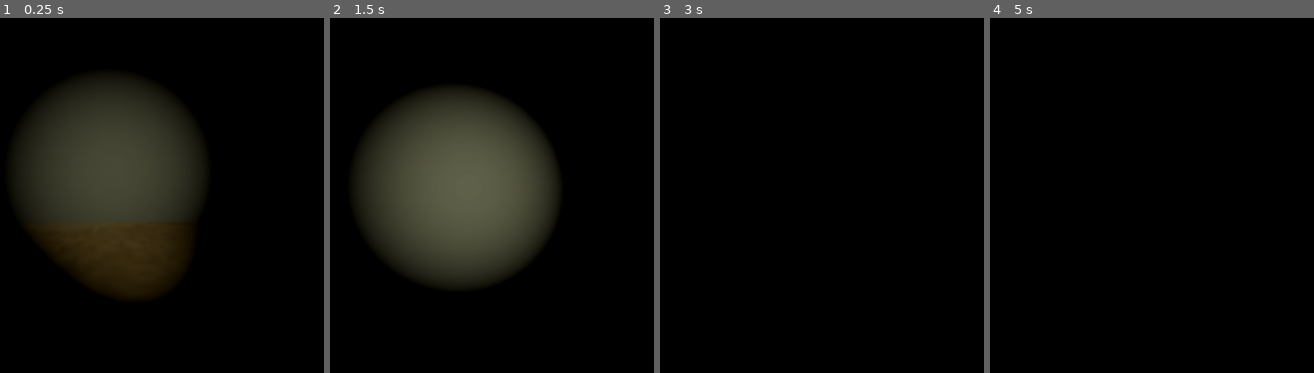
Above: before the commit, frames 1-4 (left to right).
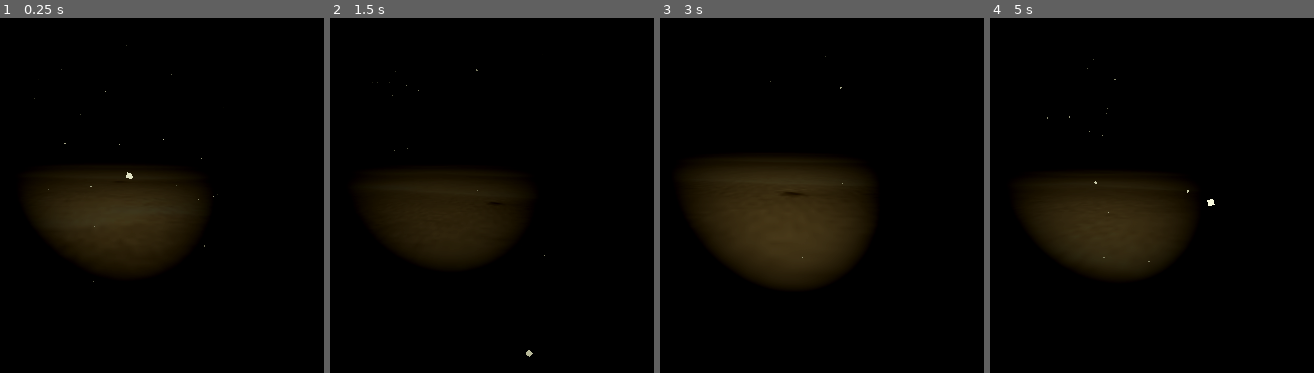
Above: after the commit, the same moments.

Repository: fayemrrp/SatDiving
Game: Godot game, scene res://Scenes/main.tscn
Two runs of this game, one before a commit and one after it. Both use one fixed random seed, a clock stepped at 60 frames per second and the inputs below.
Inputs (mouse positions are in pixels of both pictures, inside the frame that each line leads up to):
- Up to frame 1 (0.25 s): no input
- Up to frame 2 (1.5 s): move the mouse to (485, 145) at 0.52 s; hold W (up) from 0.53 s (still down); tap F (flashlight) at 0.6, 1.35 s; tap Space (jump) at 0.77 s; tap Enter at 1.25 s; move the mouse to (401, 149) at 1.27 s
- Up to frame 3 (3 s): keep holding W (up); tap Space (jump) at 1.52, 2.75 s; move the mouse to (789, 142) at 2.02 s; tap F (flashlight) at 2.1, 2.85 s; move the mouse to (760, 156) at 2.77 s
- Up to frame 4 (5 s): keep holding W (up); tap Space (jump) at 3.02, 3.77, 4.52 s; move the mouse to (1161, 152) at 3.52 s; tap F (flashlight) at 3.6, 4.35 s; tap Enter at 4.25 s; move the mouse to (1041, 142) at 4.27 s

The runs differ from the first frame. In frame 1, 18% of the frame differs, in the area x 5-68%, y 7-79%; in frame 2, 27%, in the area x 8-71%, y 14-96%; in frame 3, 16%; in frame 4, 11%.

Commit message:
added t u b e

Diff:
--- a/Objects/player.tscn
+++ b/Objects/player.tscn
@@ -24,12 +24,12 @@
 [node name="Head" type="Node3D" parent="."]
 
 [node name="Camera3D" type="Camera3D" parent="Head"]
-transform = Transform3D(1, 0, 0, 0, 1, 0, 0, 0, 1, 0, 0.552065, 0)
+transform = Transform3D(1, 0, 0, 0, 1, 0, 0, 0, 1, 0, 0.552065, 0.161937)
 
 [node name="Flashlight" type="SpotLight3D" parent="Head/Camera3D"]
-transform = Transform3D(0.99632, 0, 0.0857125, 0, 1, 0, -0.0857125, 0, 0.99632, 0.601138, -0.552065, 0)
+transform = Transform3D(0.99998, 0, 0.00631806, 0, 1, 0, -0.00631806, 0, 0.99998, 0.251792, -0.159639, 0.578589)
 light_color = Color(0.992753, 1, 0.809153, 1)
-light_volumetric_fog_energy = 3.0
-spot_range = 20.0
+light_volumetric_fog_energy = 0.5
+spot_range = 50.0
 spot_angle = 20.0
 script = SubResource("GDScript_1kkbm")
--- /dev/null
+++ b/Objects/tube.tscn
@@ -0,0 +1,24 @@
+[gd_scene load_steps=3 format=3 uid="uid://ctknt0r1kawtg"]
+
+[ext_resource type="PackedScene" uid="uid://djmvmn27i138p" path="res://Objects/life_tube.gltf" id="1_wx6qf"]
+
+[sub_resource type="BoxShape3D" id="BoxShape3D_d7ege"]
+
+[node name="tube" type="Node3D"]
+
+[node name="StaticBody3D" type="StaticBody3D" parent="."]
+
+[node name="blockbench_export" parent="StaticBody3D" instance=ExtResource("1_wx6qf")]
+transform = Transform3D(1, 0, 0, 0, 1, 0, 0, 0, 1, 0, 0.35, 0)
+
+[node name="CollisionShape3D" type="CollisionShape3D" parent="StaticBody3D"]
+transform = Transform3D(1.09754, 0, 0, 0, 1, 0, 0, 0, 5.55056, -0.190486, 0.511079, 0.44586)
+shape = SubResource("BoxShape3D_d7ege")
+
+[node name="CollisionShape3D2" type="CollisionShape3D" parent="StaticBody3D"]
+transform = Transform3D(-4.79751e-08, 0, 6.61641, 0, 1, 0, -1.09754, 0, -2.89212e-07, 0.0567793, 0.511079, 0.00777185)
+shape = SubResource("BoxShape3D_d7ege")
+
+[node name="CollisionShape3D3" type="CollisionShape3D" parent="StaticBody3D"]
+transform = Transform3D(-4.79751e-08, 0, 3.71906, 0, 1, 0, -1.09754, 0, -1.62565e-07, -1.35658, 0.51108, 2.68106)
+shape = SubResource("BoxShape3D_d7ege")
--- a/Scenes/main.tscn
+++ b/Scenes/main.tscn
@@ -1,7 +1,8 @@
-[gd_scene load_steps=21 format=3 uid="uid://c38r0xl1yxggq"]
+[gd_scene load_steps=19 format=3 uid="uid://c38r0xl1yxggq"]
 
 [ext_resource type="Texture2D" uid="uid://cwg5gt3u45bho" path="res://Textures/sand.jpg" id="1_hnlie"]
 [ext_resource type="PackedScene" uid="uid://cusuren68wqpc" path="res://Objects/player.tscn" id="2_pqln0"]
+[ext_resource type="PackedScene" uid="uid://ctknt0r1kawtg" path="res://Objects/tube.tscn" id="3_a4efa"]
 
 [sub_resource type="PhysicsMaterial" id="PhysicsMaterial_8wwqk"]
 
@@ -13,23 +14,25 @@
 
 [sub_resource type="WorldBoundaryShape3D" id="WorldBoundaryShape3D_sm64k"]
 
-[sub_resource type="Curve" id="Curve_jucye"]
+[sub_resource type="Curve" id="Curve_focnx"]
 _data = [Vector2(0, 1), 0.0, 0.0, 0, 0, Vector2(0.95, 1), 0.0, 0.0, 0, 0, Vector2(1, 0), 0.0, 0.0, 0, 0]
 point_count = 3
 
 [sub_resource type="CurveTexture" id="CurveTexture_bjlqf"]
-curve = SubResource("Curve_jucye")
+curve = SubResource("Curve_focnx")
 
-[sub_resource type="Curve" id="Curve_r3tdk"]
+[sub_resource type="GDScript" id="GDScript_phm3a"]
+
+[sub_resource type="Curve" id="Curve_ci2kc"]
 min_value = -200.0
 max_value = 200.0
 _data = [Vector2(0, -2.19781), 0.0, 0.0, 0, 0, Vector2(1, 2.19781), 0.0, 0.0, 0, 0]
 point_count = 2
 
 [sub_resource type="CurveTexture" id="CurveTexture_xsbso"]
-curve = SubResource("Curve_r3tdk")
+curve = SubResource("Curve_ci2kc")
 
-[sub_resource type="ParticleProcessMaterial" id="ParticleProcessMaterial_uiro6"]
+[sub_resource type="ParticleProcessMaterial" id="ParticleProcessMaterial_fq1y5"]
 emission_shape = 1
 emission_sphere_radius = 20.0
 gravity = Vector3(0, -0.1, 0)
@@ -37,31 +40,16 @@
 tangential_accel_max = 1.0
 tangential_accel_curve = SubResource("CurveTexture_xsbso")
 scale_min = 0.01
-scale_max = 0.05
+scale_max = 0.03
 scale_curve = SubResource("CurveTexture_bjlqf")
+turbulence_enabled = true
+script = SubResource("GDScript_phm3a")
 
-[sub_resource type="Gradient" id="Gradient_pvoqv"]
-offsets = PackedFloat32Array(0, 0.678571)
-colors = PackedColorArray(0, 0, 0, 1, 0.295895, 0.295855, 0.295865, 0)
+[sub_resource type="StandardMaterial3D" id="StandardMaterial3D_xxu83"]
 
-[sub_resource type="GradientTexture2D" id="GradientTexture2D_xrqhj"]
-gradient = SubResource("Gradient_pvoqv")
-fill = 1
-fill_from = Vector2(0.5, 0.5)
-fill_to = Vector2(0, 0)
-
-[sub_resource type="StandardMaterial3D" id="StandardMaterial3D_nirrr"]
-transparency = 1
-shading_mode = 0
-albedo_color = Color(0, 0, 0, 1)
-albedo_texture = SubResource("GradientTexture2D_xrqhj")
-
-[sub_resource type="QuadMesh" id="QuadMesh_jao5m"]
-material = SubResource("StandardMaterial3D_nirrr")
-
-[sub_resource type="BoxMesh" id="BoxMesh_up72y"]
-
-[sub_resource type="BoxShape3D" id="BoxShape3D_jao04"]
+[sub_resource type="QuadMesh" id="QuadMesh_3nape"]
+material = SubResource("StandardMaterial3D_xxu83")
+size = Vector2(0.5, 0.5)
 
 [sub_resource type="ProceduralSkyMaterial" id="ProceduralSkyMaterial_eqim8"]
 sky_top_color = Color(0, 0, 0, 1)
@@ -88,37 +76,33 @@
 transform = Transform3D(0.702016, 0.571335, 0.425147, 0, -0.596981, 0.802255, 0.712161, -0.563196, -0.419091, 0, 2.87609, 0)
 visible = false
 
-[node name="StaticBody3D" type="StaticBody3D" parent="."]
+[node name="floor" type="StaticBody3D" parent="."]
 transform = Transform3D(100, 0, 0, 0, 100, 0, 0, 0, 100, 0, 0, 0)
 physics_material_override = SubResource("PhysicsMaterial_8wwqk")
 
-[node name="MeshInstance3D" type="MeshInstance3D" parent="StaticBody3D"]
+[node name="MeshInstance3D" type="MeshInstance3D" parent="floor"]
 mesh = SubResource("PlaneMesh_ikq72")
 skeleton = NodePath("../..")
 
-[node name="CollisionShape3D" type="CollisionShape3D" parent="StaticBody3D"]
+[node name="CollisionShape3D" type="CollisionShape3D" parent="floor"]
 shape = SubResource("WorldBoundaryShape3D_sm64k")
 
 [node name="Player" parent="." instance=ExtResource("2_pqln0")]
 transform = Transform3D(1, 0, 0, 0, 1, 0, 0, 0, 1, 0, 1.23649, 0)
 
-[node name="GPUParticles3D" type="GPUParticles3D" parent="Player"]
+[node name="GPUParticles3D2" type="GPUParticles3D" parent="Player"]
 transform = Transform3D(1, 0, 0, 0, 1, 0, 0, 0, 1, 0, 2.1013, -0.0553005)
 gi_mode = 0
-amount = 2000
-lifetime = 10.0
-transform_align = 1
-process_material = SubResource("ParticleProcessMaterial_uiro6")
-draw_pass_1 = SubResource("QuadMesh_jao5m")
-
-[node name="Test Wall" type="StaticBody3D" parent="."]
-transform = Transform3D(16.4882, 0, 0, 0, 13.0292, 0, 0, 0, 1, 0, 2.69946, -7.3873)
-
-[node name="MeshInstance3D" type="MeshInstance3D" parent="Test Wall"]
-mesh = SubResource("BoxMesh_up72y")
-
-[node name="CollisionShape3D" type="CollisionShape3D" parent="Test Wall"]
-shape = SubResource("BoxShape3D_jao04")
+amount = 5000
+lifetime = 5.0
+preprocess = 4.0
+transform_align = 3
+trail_lifetime = 3.1
+process_material = SubResource("ParticleProcessMaterial_fq1y5")
+draw_pass_1 = SubResource("QuadMesh_3nape")
 
 [node name="WorldEnvironment" type="WorldEnvironment" parent="."]
 environment = SubResource("Environment_653cq")
+
+[node name="tube" parent="." instance=ExtResource("3_a4efa")]
+transform = Transform3D(10, 0, 0, 0, 10, 0, 0, 0, 10, 14.976, 0, 20.052)
Not shown, added: Objects/life_tube.gltf
Not shown, added: Objects/life_tube.gltf.import
Binary file added: Objects/life_tube_0.png
Not shown, added: Objects/life_tube_0.png.import
